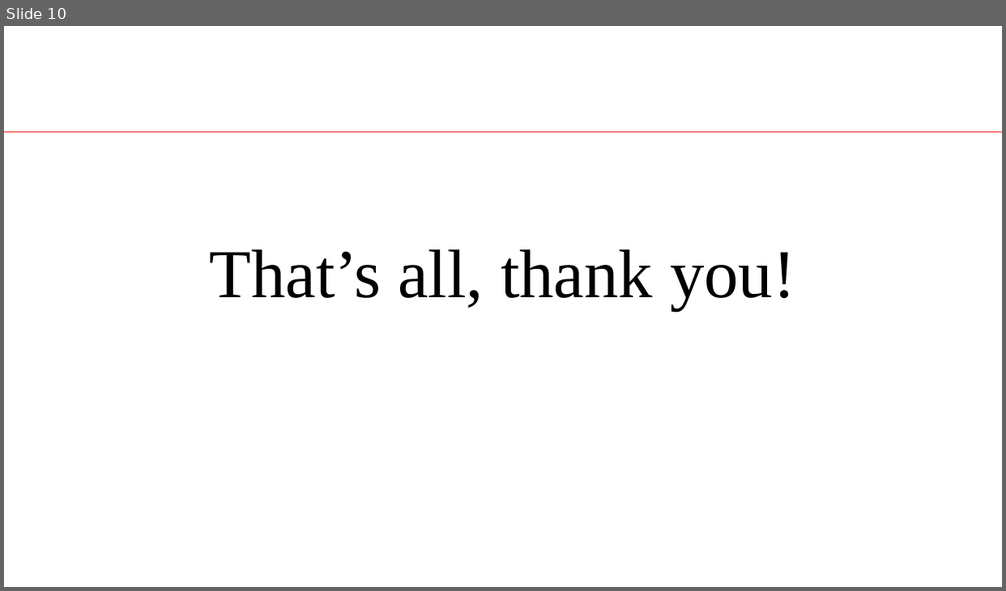
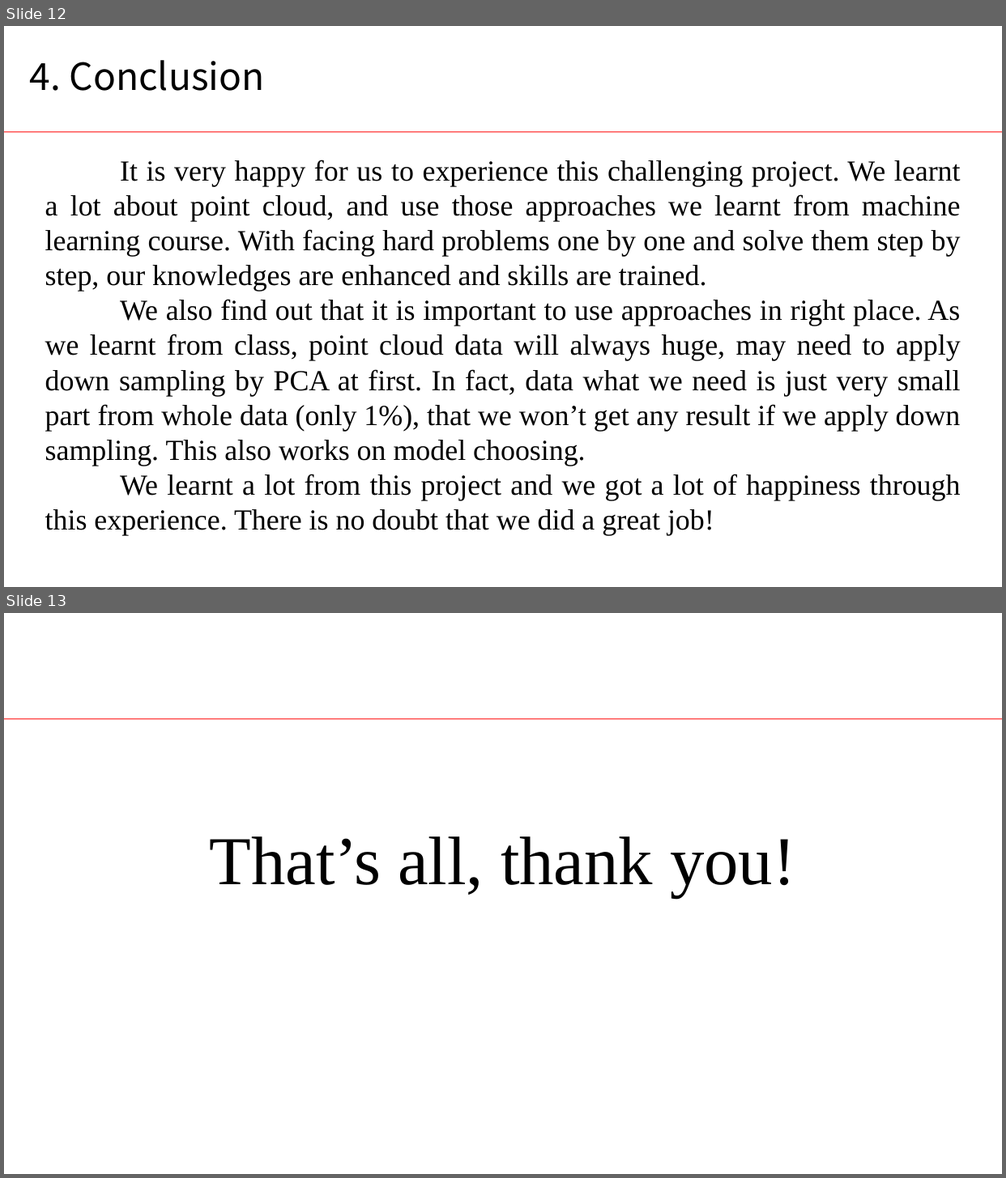
Before and after one commit to jingchengdeng/point_cloud_lane_marking, a slide deck: submission_version/ProjectPresentation.pptx. Shown one above the other, each under a label of ours: slide 10 before the commit, slides 12 and 13 after it. The pictures are 1006x591 and 1006x1178 pixels, drawn with LibreOffice and Linux fonts; fonts in the diff are those of the drawing; background and template pictures are left out. Boxes give left, top, right and bottom in pixels: in the first picture for what was removed or moved away, otherwise in the second. Text is boxed around its words. In the diff, an @@ line names an element or a change of style, - is before the commit and + after.

```diff
--- a/submission_version/ProjectPresentation.pptx
+++ b/submission_version/ProjectPresentation.pptx
@@ slide 12 added at [4,26,1002,587], background #FFFFFF; not listed: 1 template element that a slide beside it also shows @@
@@ text added at [30,60,265,91], 36 pt, text #000000 @@
+4. Conclusion
@@ text added at [45,160,961,536], 28 pt, text #000000 @@
+It is very happy for us to experience this challenging project. We learnt a lot about point cloud, and use those approaches we learnt from machine learning course. With facing hard problems one by one and solve them step by step, our knowledges are enhanced and skills are trained.
+We also find out that it is important to use approaches in right place. As we learnt from class, point cloud data will always huge, may need to apply down sampling by PCA at first. In fact, data what we need is just very small part from whole data (only 1%), that we won’t get any result if we apply down sampling. This also works on model choosing.
+We learnt a lot from this project and we got a lot of happiness through this experience. There is no doubt that we did a great job!
@@ what was slide 10 is now slide 13 @@
```
Also in this commit, not shown: 8 slides changed, 2 other slides added, 7 other files.
